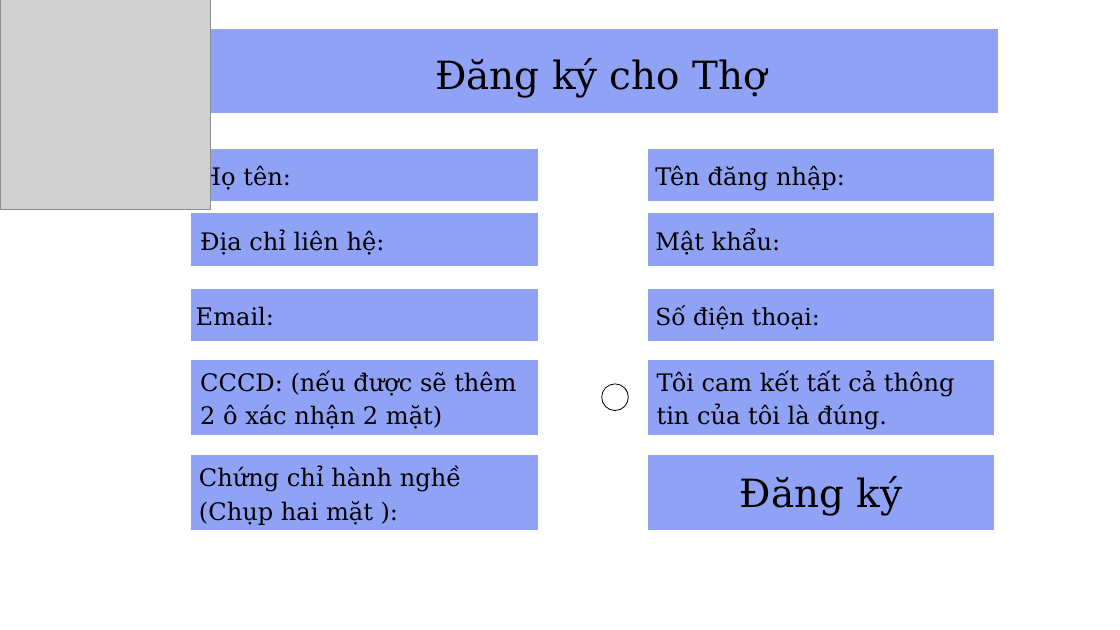
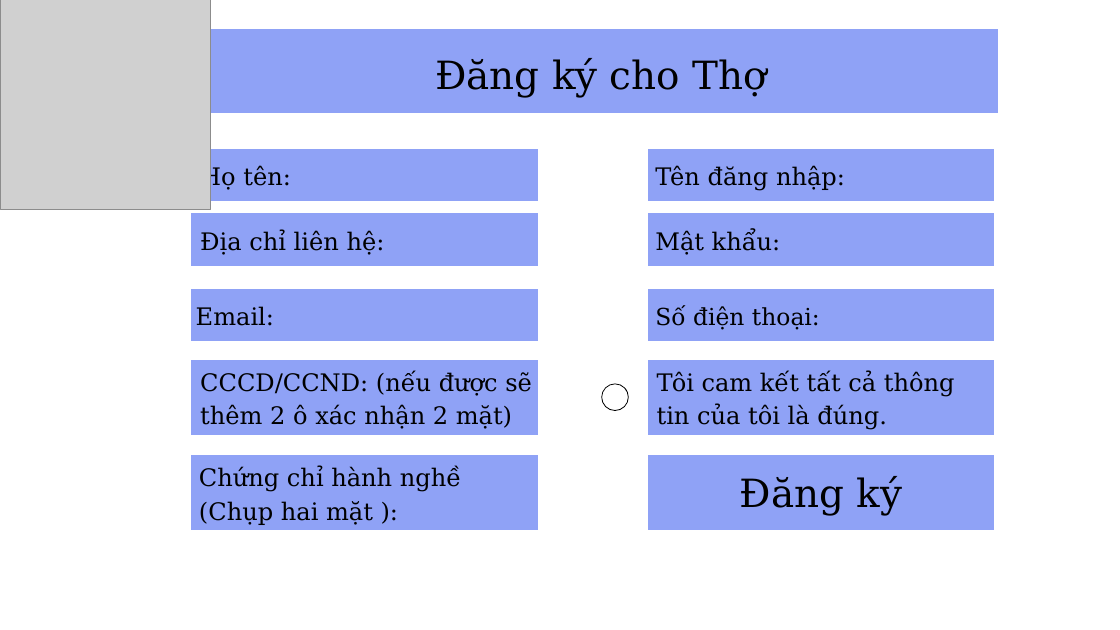
Before and after one commit to helimer-haluy/45K21.1_03, a slide deck: slide 4 of Ý tưởng thiết kế giao diện web(v1).pptx. Drawn at 1120x630 pixels with LibreOffice and Linux fonts; fonts in the diff are those of the drawing; grey boxes stand for pictures. Boxes give left, top, right and bottom in pixels: in the first picture for what was removed or moved away, otherwise in the second. Text is boxed around its words. In the diff, an @@ line names an element or a change of style, - is before the commit and + after.

```diff
--- a/Ý tưởng thiết kế giao diện web(v1).pptx
+++ b/Ý tưởng thiết kế giao diện web(v1).pptx
@@ text at bbox=[200, 371, 532, 429]: text changed @@
-CCCD: (nếu được sẽ thêm 2 ô xác nhận 2 mặt)
+CCCD/CCND: (nếu được sẽ thêm 2 ô xác nhận 2 mặt)
```
